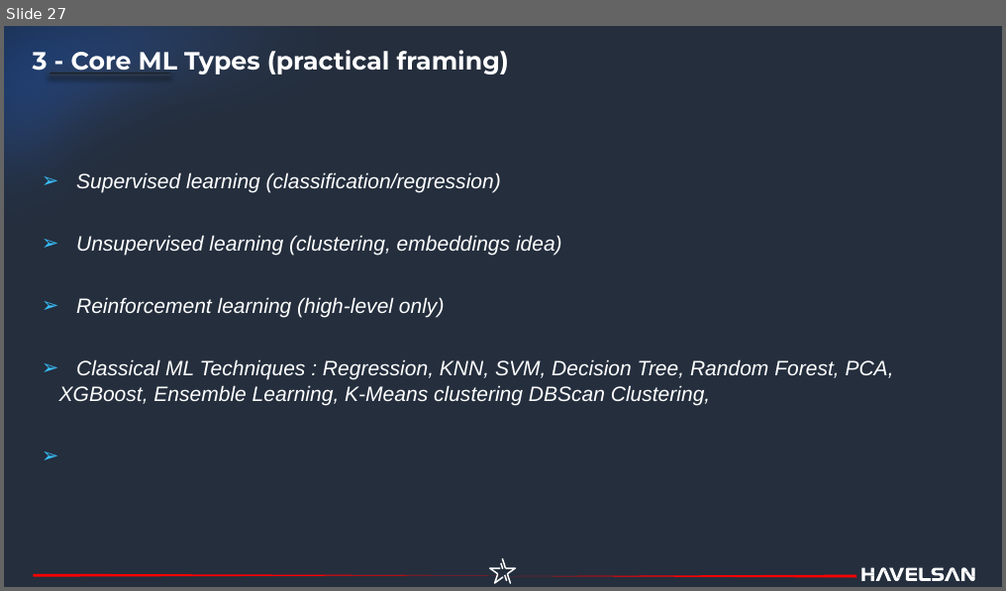
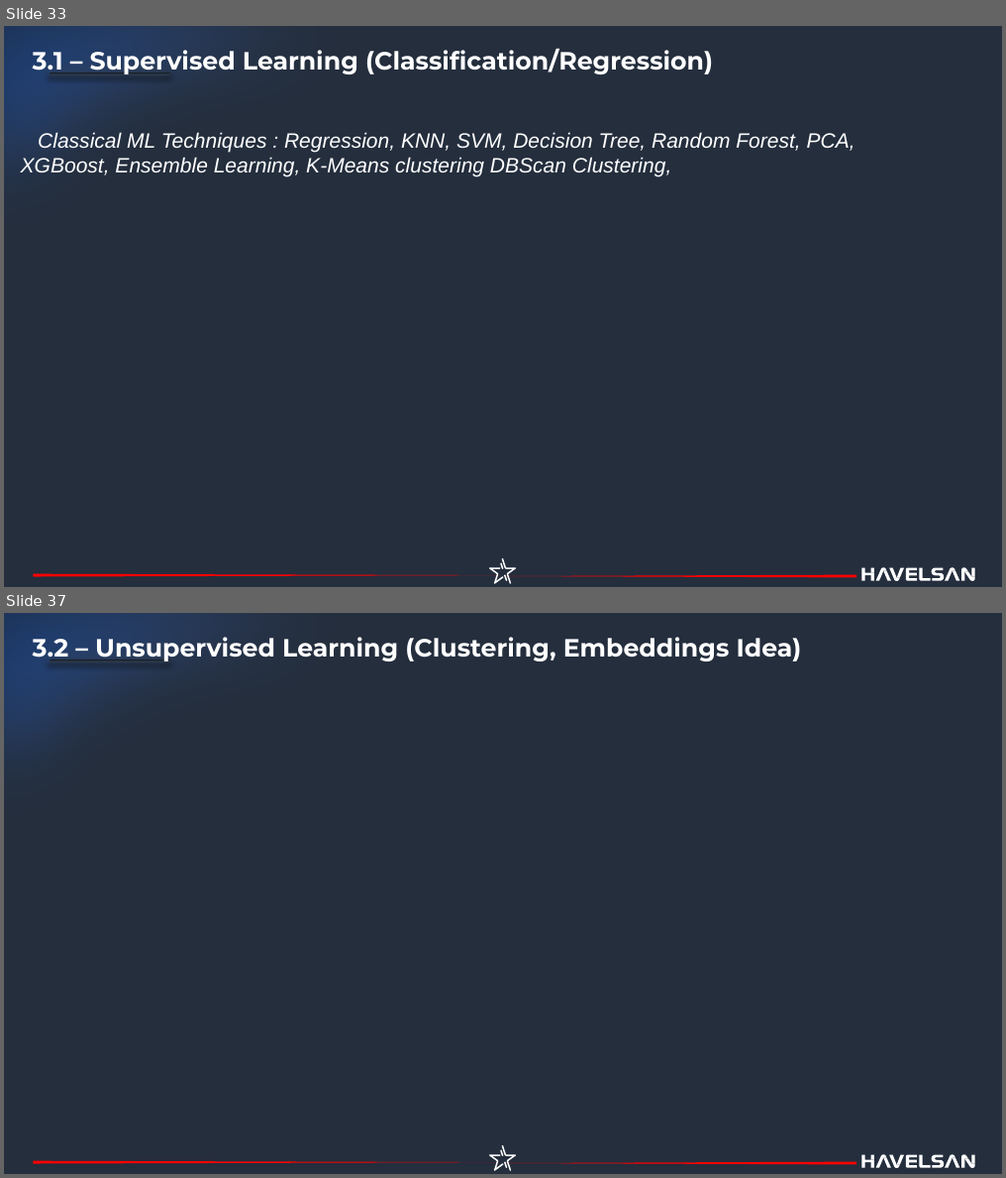
Before and after one commit to havelsan/YZ_EGITIM, a slide deck: presentations/01.Day_1_—_Core_AI_and_Machine_Learning_Foundations_Engineer-Oriented.pptx. Shown one above the other, each under a label of ours: slide 27 before the commit, slides 33 and 37 after it; the slides between them are not shown. The pictures are 1006x591 and 1006x1178 pixels, drawn with LibreOffice and Linux fonts; fonts in the diff are those of the drawing. Boxes give left, top, right and bottom in pixels: in the first picture for what was removed or moved away, otherwise in the second. Text is boxed around its words. In the diff, an @@ line names an element or a change of style, - is before the commit and + after.

```diff
--- a/presentations/01.Day_1_—_Core_AI_and_Machine_Learning_Foundations_Engineer-Oriented.pptx
+++ b/presentations/01.Day_1_—_Core_AI_and_Machine_Learning_Foundations_Engineer-Oriented.pptx
@@ slide 37 added at <box>4,613,1002,1174</box>, background #242E3D; not listed: 8 template elements that a slide beside it also shows @@
@@ text added at <box>33,637,802,662</box>, 24 pt, text #FFFFFF, bold @@
+3.2 – Unsupervised Learning (Clustering, Embeddings Idea)
@@ what was slide 27 is now slide 33 @@
@@ slide 33 changed as well @@
@@ text at <box>33,48,713,75</box>: text changed @@
-3 - Core ML Types (practical framing)
+3.1 – Supervised Learning (Classification/Regression)
@@ text "Classical ML Techniques : Regression, ...": place and size @@
-text "Classical ML Techniques : Regression, ..." at <box>59,173,894,405</box>
+text "Classical ML Techniques : Regression, ..." at <box>21,132,855,177</box>
@@ text "Classical ML Techniques : Regression, ..." at <box>21,132,855,177</box>: bullet ➢ to none; less space between paragraphs; vertical alignment middle to top @@
@@ text at <box>76,173,562,318</box>: paragraphs removed @@
-➢ Supervised learning (classification/regression)
-➢ Unsupervised learning (clustering, embeddings idea)
-➢ Reinforcement learning (high-level only)
@@ outline redrawn in 4 elements at <box>4,26,856,463</box>, <box>50,73,170,76</box>, <box>50,73,170,76</box>, <box>33,574,500,577</box> @@
```
Also in this commit, not shown: 28 other slides changed, 12 other slides added, 2 slides removed, 2 other files.
